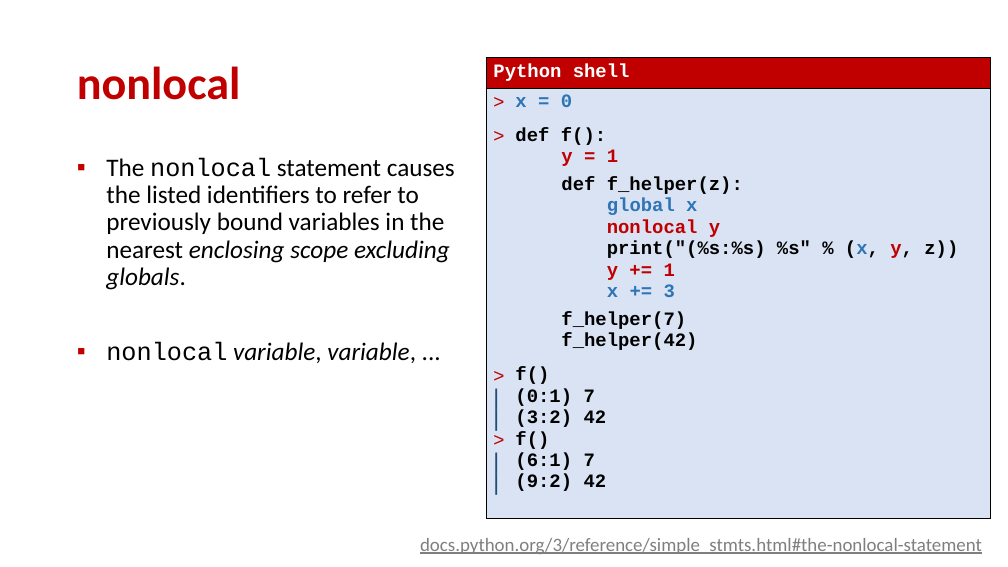
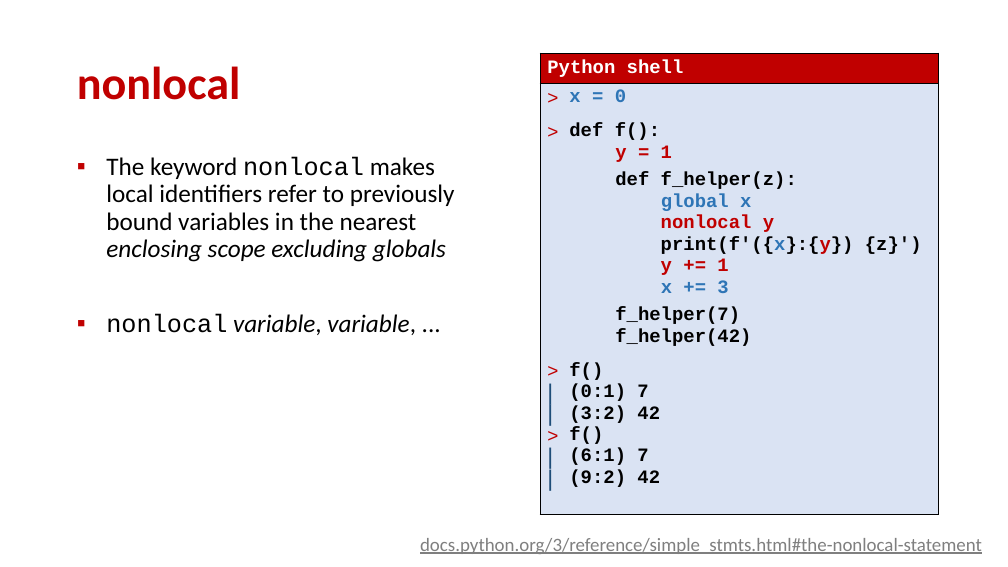
Before and after one commit to gsbrodal/gsbrodal.github.io, a slide deck: slide 28 of ipsa/slides/functions.pptx (slide 27 before the commit). Drawn at 1008x567 pixels with LibreOffice and Linux fonts; fonts in the diff are those of the drawing. Boxes give left, top, right and bottom in pixels: in the first picture for what was removed or moved away, otherwise in the second. Text is boxed around its words. In the diff, an @@ line names an element or a change of style, - is before the commit and + after.

```diff
--- a/ipsa/slides/functions.pptx
+++ b/ipsa/slides/functions.pptx
@@ table at (x1=540, y1=53, x2=939, y2=514) @@
@@ row 2, column 1: "x = 0 / def f(): / y = 1 / def f_helper(z): / global x / nonlocal y / print("(%s:%s) %s" % (x, y, z)) / y += 1 / x += 3 / f_helper(7) / f_helper(42) / f() / (0:1) 7 / (3:2) 42 / f() / (6:1) 7 / (9:2) 42" to "x = 0 / def f(): / y = 1 / def f_helper(z): / global x / nonlocal y / print(f'({x}:{y}) {z}') / y += 1 / x += 3 / f_helper(7) / f_helper(42) / f() / (0:1) 7 / (3:2) 42 / f() / (6:1) 7 / (9:2) 42" @@
@@ table resized from (x1=486, y1=57, x2=991, y2=519) to (x1=540, y1=53, x2=939, y2=514) @@
@@ text at (x1=106, y1=157, x2=455, y2=262): text changed @@
-▪ The nonlocal statement causes the listed identifiers to refer to previously bound variables in the nearest enclosing scope excluding globals.
+▪ The keyword nonlocal makes local identifiers refer to previously bound variables in the nearest enclosing scope excluding globals
```
Also in this commit, not shown: 9 other slides changed, 1 slide added, 2 other files.
